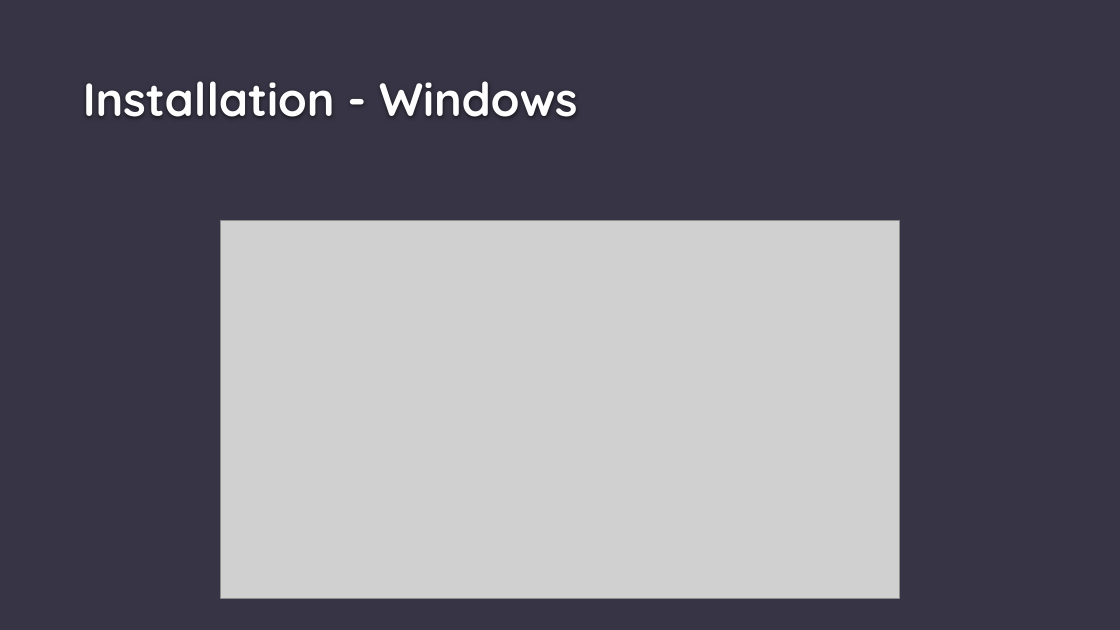
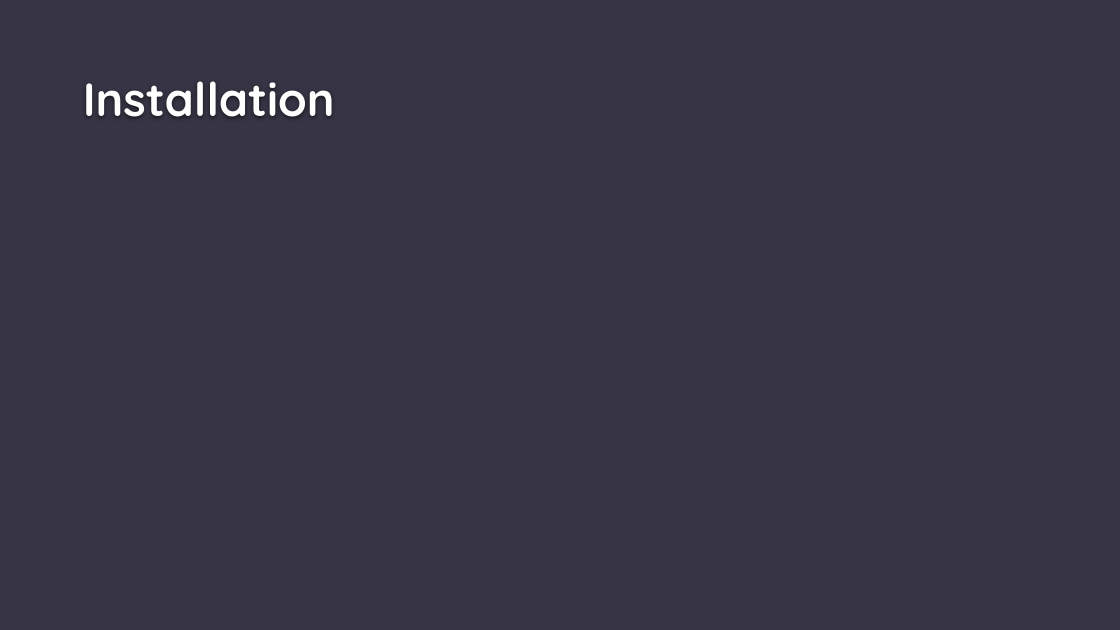
Before and after one commit to eliaruehle/py_course, a slide deck: slide 6 of presentations/LESSON_1.pptx. Drawn at 1120x630 pixels with LibreOffice and Linux fonts; fonts in the diff are those of the drawing; grey boxes stand for pictures; background and template pictures are left out. Boxes give left, top, right and bottom in pixels: in the first picture for what was removed or moved away, otherwise in the second. Text is boxed around its words. In the diff, an @@ line names an element or a change of style, - is before the commit and + after.

```diff
--- a/presentations/LESSON_1.pptx
+++ b/presentations/LESSON_1.pptx
@@ title at (x1=83, y1=81, x2=335, y2=117): text changed @@
-Installation - Windows
+Installation
@@ picture removed at (x1=221, y1=220, x2=900, y2=599) @@
```
Also in this commit, not shown: 2 other slides changed, 3 slides removed, 2 other files.
